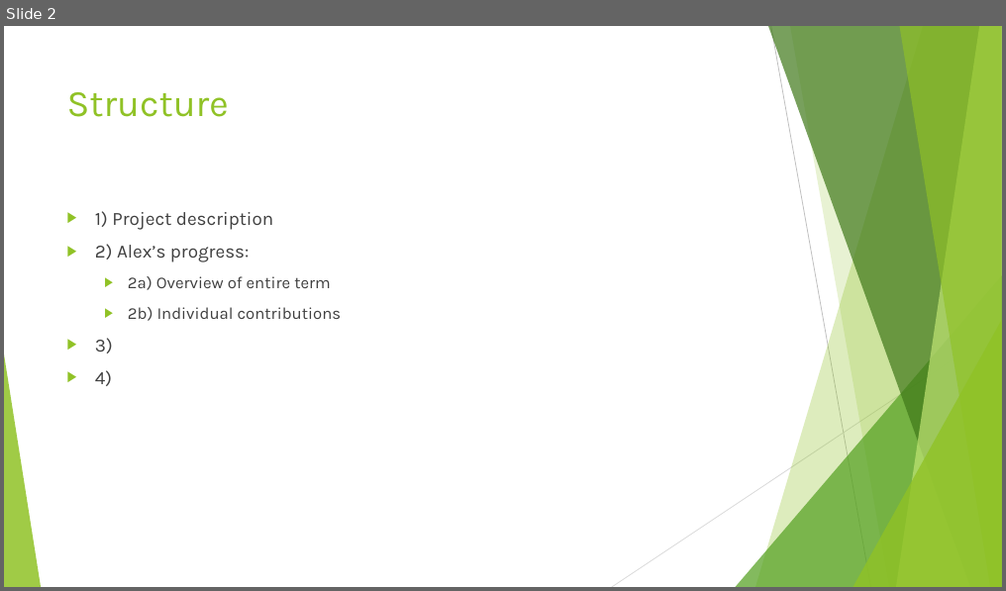
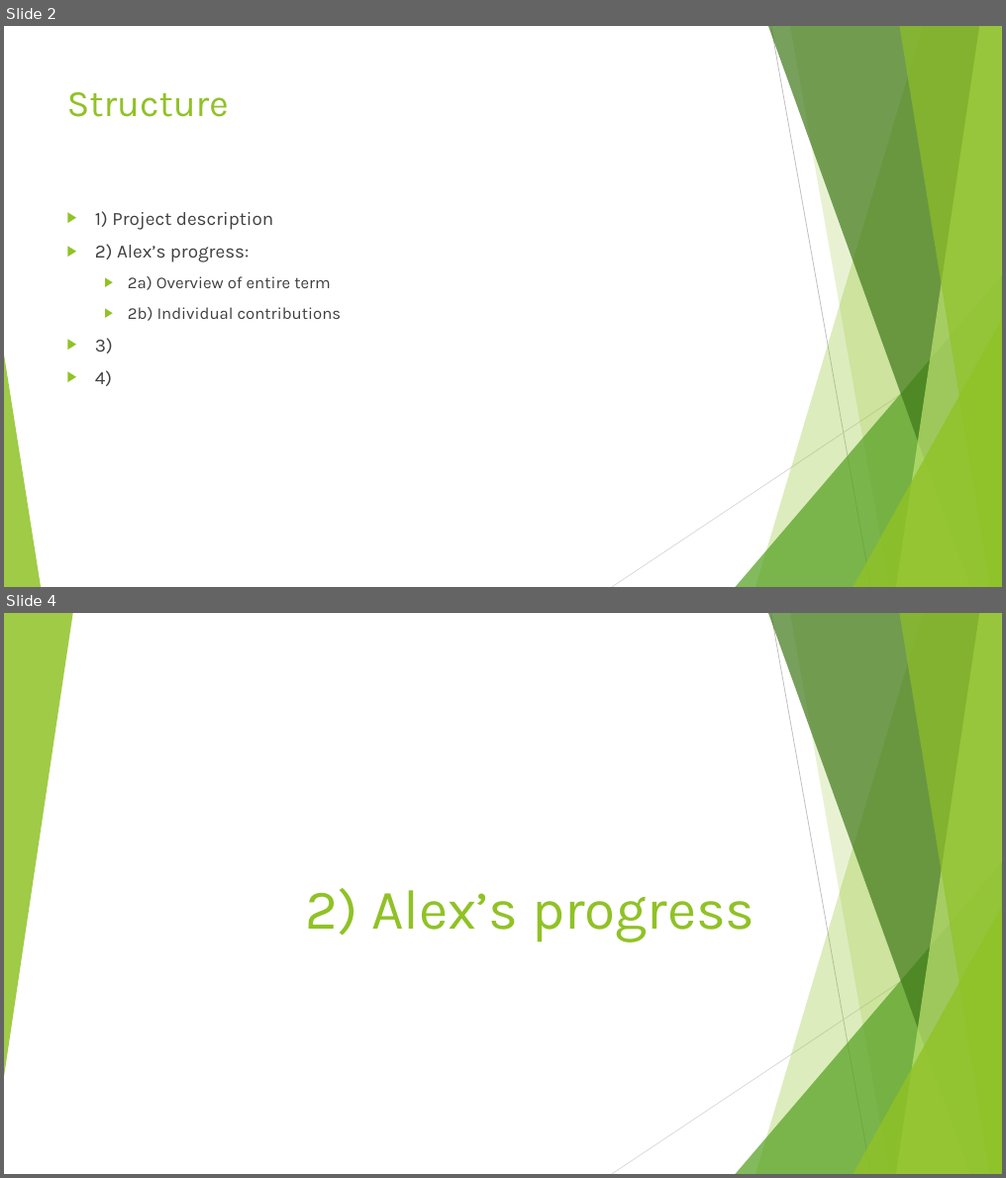
Before and after one commit to AlexDCraig/senior-capstone-project, a slide deck: progressreport.pptx. Shown one above the other, each under a label of ours: slide 2 before the commit, slides 2 and 4 after it; the slides between them are not shown. The pictures are 1006x591 and 1006x1178 pixels, drawn with LibreOffice and Linux fonts; fonts in the diff are those of the drawing. Boxes give left, top, right and bottom in pixels: in the first picture for what was removed or moved away, otherwise in the second. Text is boxed around its words. In the diff, an @@ line names an element or a change of style, - is before the commit and + after.

```diff
--- a/progressreport.pptx
+++ b/progressreport.pptx
@@ slide 4 added at (x1=4, y1=613, x2=1002, y2=1174), background #FFFFFF; not listed: 9 template elements that a slide beside it also shows @@
@@ triangle added at (x1=4, y1=613, x2=73, y2=1077), fill #90C226 at 85% opacity @@
@@ title added at (x1=306, y1=888, x2=755, y2=943), 54 pt, text #90C226 @@
+2) Alex’s progress
```
Also in this commit, not shown: 1 slide changed, 2 other slides added.
